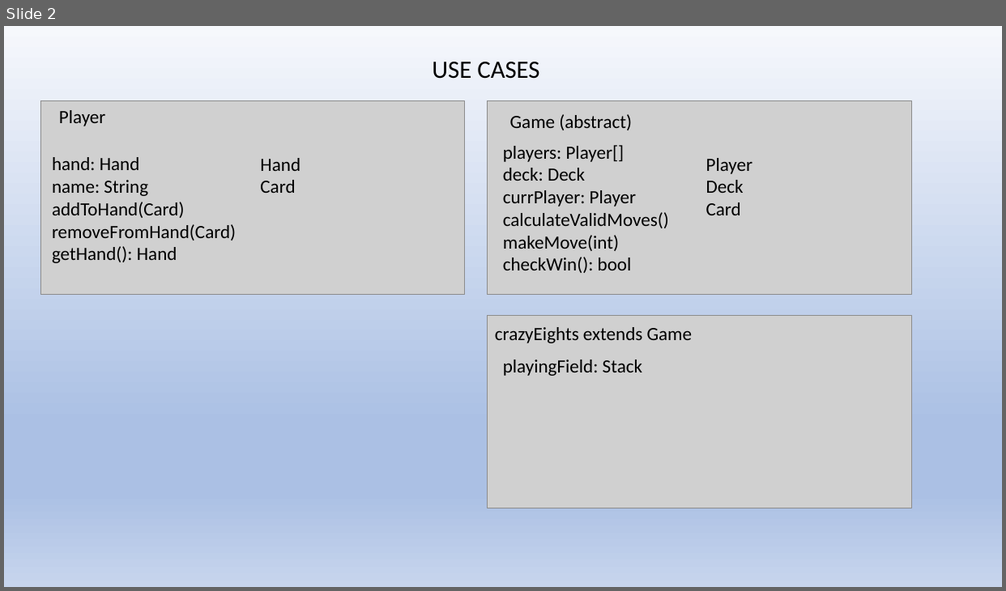
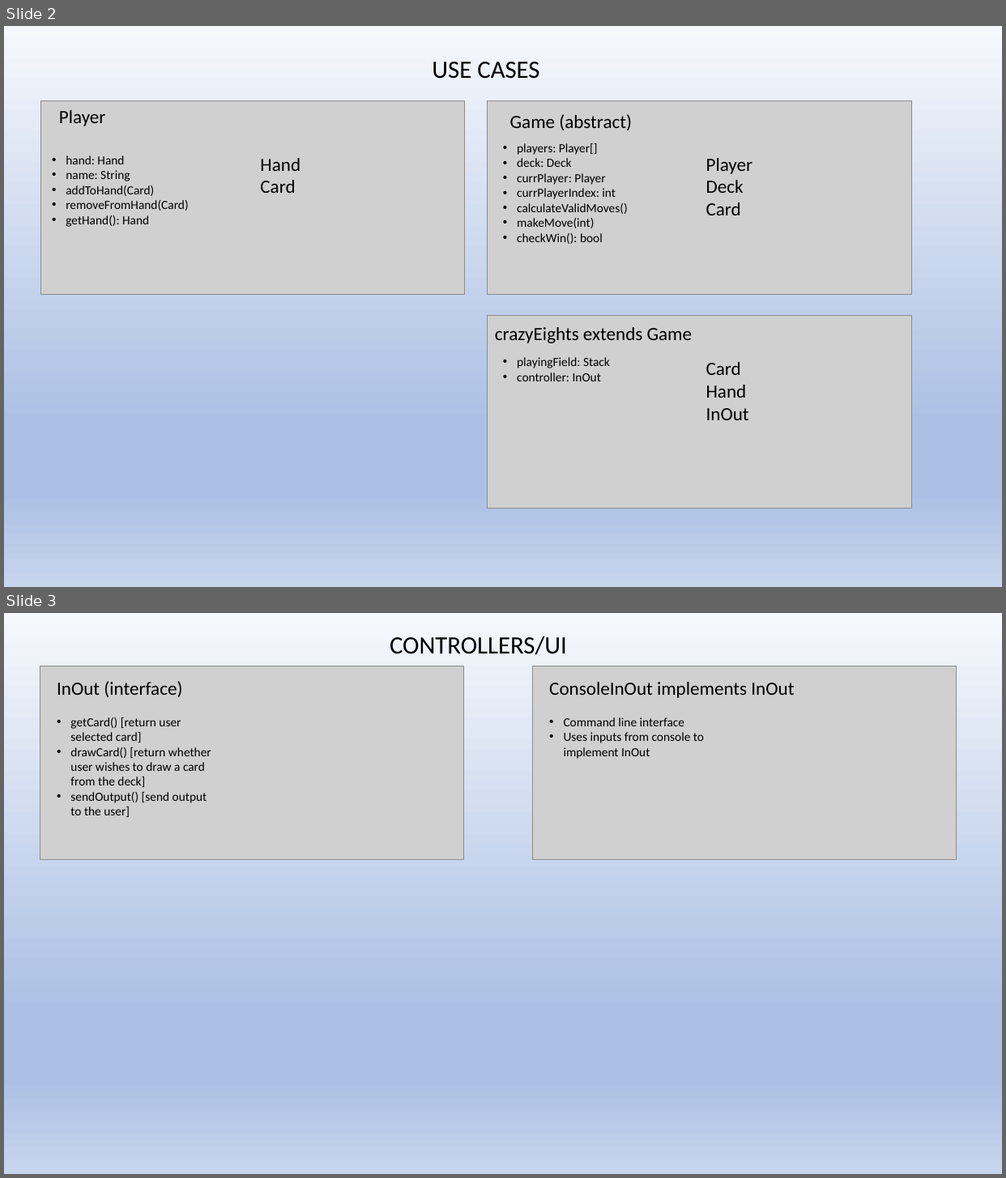
Before and after one commit to CSC207-UofT/course-project-the-losers-club, a slide deck: phase0/crccards.pptx. Shown one above the other, each under a label of ours: slide 2 before the commit, slides 2 and 3 after it. The pictures are 1006x591 and 1006x1178 pixels, drawn with LibreOffice and Linux fonts; fonts in the diff are those of the drawing; grey boxes stand for pictures. Boxes give left, top, right and bottom in pixels: in the first picture for what was removed or moved away, otherwise in the second. Text is boxed around its words. In the diff, an @@ line names an element or a change of style, - is before the commit and + after.

```diff
--- a/phase0/crccards.pptx
+++ b/phase0/crccards.pptx
@@ slide 3 added at [4, 613, 1002, 1174], background gradient #F6F8FC to #ABC0E4 to #C7D5ED @@
@@ text added at [390, 636, 567, 655], 24 pt, text #000000 @@
+CONTROLLERS/UI
@@ picture added at [40, 666, 463, 859] @@
@@ text added at [57, 681, 182, 697], 18 pt, text #000000 @@
+InOut (interface)
@@ picture added at [533, 666, 957, 859] @@
@@ text added at [549, 682, 794, 698], 18 pt, text #000000 @@
+ConsoleInOut implements InOut
@@ text added at [70, 717, 211, 817], 12 pt, text #000000 @@
+• getCard() [return user selected card]
+• drawCard() [return whether user wishes to draw a card from the deck]
+• sendOutput() [send output to the user]
@@ text added at [564, 717, 704, 759], 12 pt, text #000000 @@
+• Command line interface
+• Uses inputs from console to implement InOut
@@ slide 2 changed as well @@
@@ text at [517, 143, 628, 244]: size 18 to 12 pt in "players: Player[]", "deck: Deck", "currPlayer: Player", "calculateValidMoves()" and 2 more places; bullet none to • @@
@@ text "hand: Hand" at [66, 156, 188, 227]: size 18 to 12 pt; bullet none to • @@
@@ text at [517, 188, 616, 199]: paragraph added @@
+• currPlayerIndex: int
@@ text at [517, 357, 610, 369]: size 18 to 12 pt in "playingField: Stack"; bullet none to • @@
@@ text added at [706, 362, 749, 420], 18 pt, text #000000 @@
+Card
+Hand
+InOut
@@ text at [517, 373, 601, 382]: paragraph added @@
+• controller: InOut
```
Also in this commit, not shown: 1 other slide changed, 1 slide removed, 1 other file.
